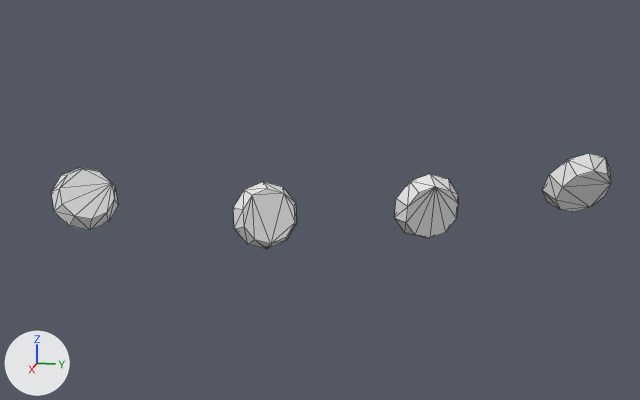
What one commit did to the OBJ model assets/cue/pieces/kraken/Tentacle1_2_Sucker.obj.
Rendered twice from a 50 mm camera at (0.66, 0.108, 0.166) aimed at (0.004, -0.023, 0.002). The lights are fixed; the arrows at lower left show +X, +Y and +Z. The first picture is the older version. Mesh edges are drawn as thin lines. Where no turn or scale is listed for an object, it has been applied to the vertices.

In view in the first picture: 'Tentacle1_2_Sucker'.
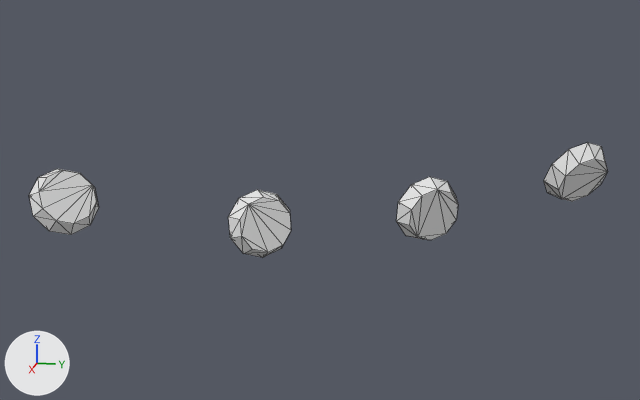
Boxes [x1, y1, x2, y2] around the edits, measured in the pictures (640 x 400 px; the box of a moved part takes in the faces that stretch with it):
'Tentacle1_2_Sucker', reshaped (19% taller)
    before: [51, 153, 611, 249]
    after: [29, 143, 608, 257]
part 1 of me_tentacle1_2_sucker, moved or reshaped
    before: [542, 153, 611, 212]
    after: [544, 143, 608, 201]
part 2 of me_tentacle1_2_sucker, moved or reshaped
    before: [394, 174, 458, 238]
    after: [396, 177, 458, 240]
part 3 of me_tentacle1_2_sucker, moved or reshaped
    before: [233, 182, 297, 249]
    after: [228, 190, 291, 257]
part 4 of me_tentacle1_2_sucker, moved or reshaped
    before: [51, 167, 118, 230]
    after: [29, 169, 99, 235]

What changed in the scene script:
```text
Change me_tentacle1_2_sucker:
    used by ob_tentacle1_2_sucker; location = (0.0, 0.0, 0.0)
    remove me_tentacle1_2_sucker.from_pydata(...)  # 80 vertices, 144 faces; spans x -0.102..0.102, y -0.202..0.202, z -0.036..0.036
    add me_tentacle1_2_sucker.from_pydata(...)  # 80 vertices, 144 faces; spans x -0.13..0.13, y -0.202..0.202, z -0.04..0.04
    me_tentacle1_2_sucker part 1: the loose piece of 20 vertices spanning x -0.102..-0.057, y 0.147..0.202, z -0.02..0.032 is multiplied about its middle by the matrix ((0.989, -0.145, -0.032), (0.144, 0.989, -0.024), (0.035, 0.019, 0.999)), then moved by (-0.027, 0.001, 0.003)
    me_tentacle1_2_sucker part 2: the loose piece of 20 vertices spanning x -0.048..-0.012, y 0.032..0.081, z -0.036..0.019 is multiplied about its middle by the matrix ((0.992, -0.124, -0.01), (0.124, 0.992, -0.007), (0.011, 0.005, 1.0)), then moved by (-0.009, 0.0, -0.004)
    me_tentacle1_2_sucker part 3: the loose piece of 20 vertices spanning x 0.008..0.043, y -0.085..-0.039, z -0.034..0.017 is multiplied about its middle by the matrix ((0.993, -0.115, 0.011), (0.115, 0.993, 0.008), (-0.012, -0.006, 1.0)), then moved by (0.01, -0.001, -0.004)
    me_tentacle1_2_sucker part 4: the loose piece of 20 vertices spanning x 0.064..0.102, y -0.202..-0.159, z -0.007..0.036 is multiplied about its middle by the matrix ((0.993, -0.111, 0.029), (0.11, 0.994, 0.027), (-0.032, -0.024, 0.999)), then moved by (0.027, -0.002, 0.004)
```
